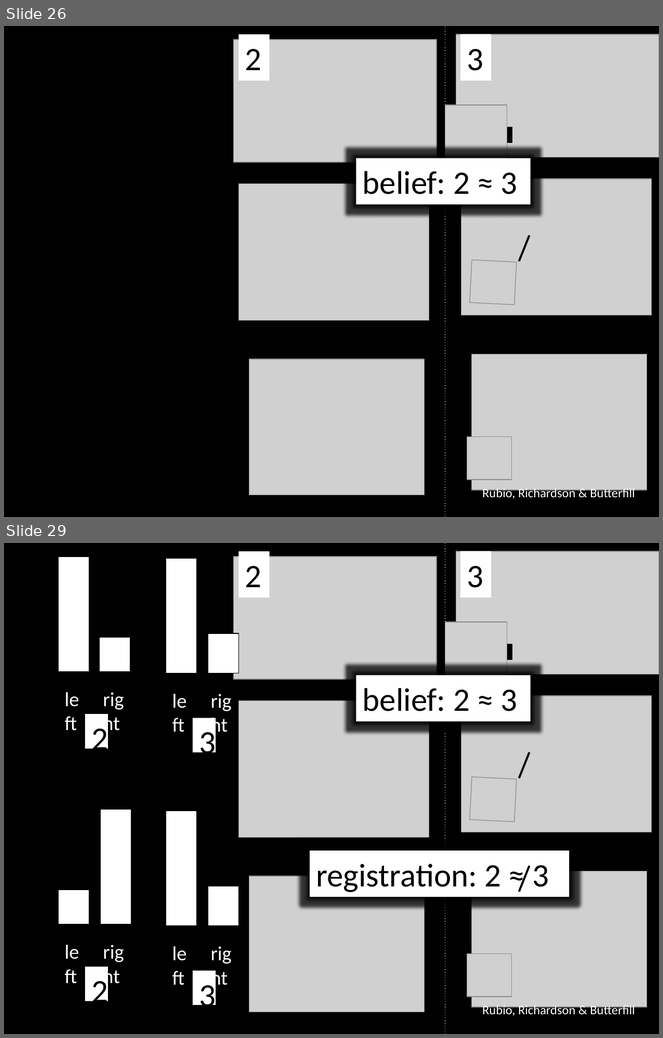
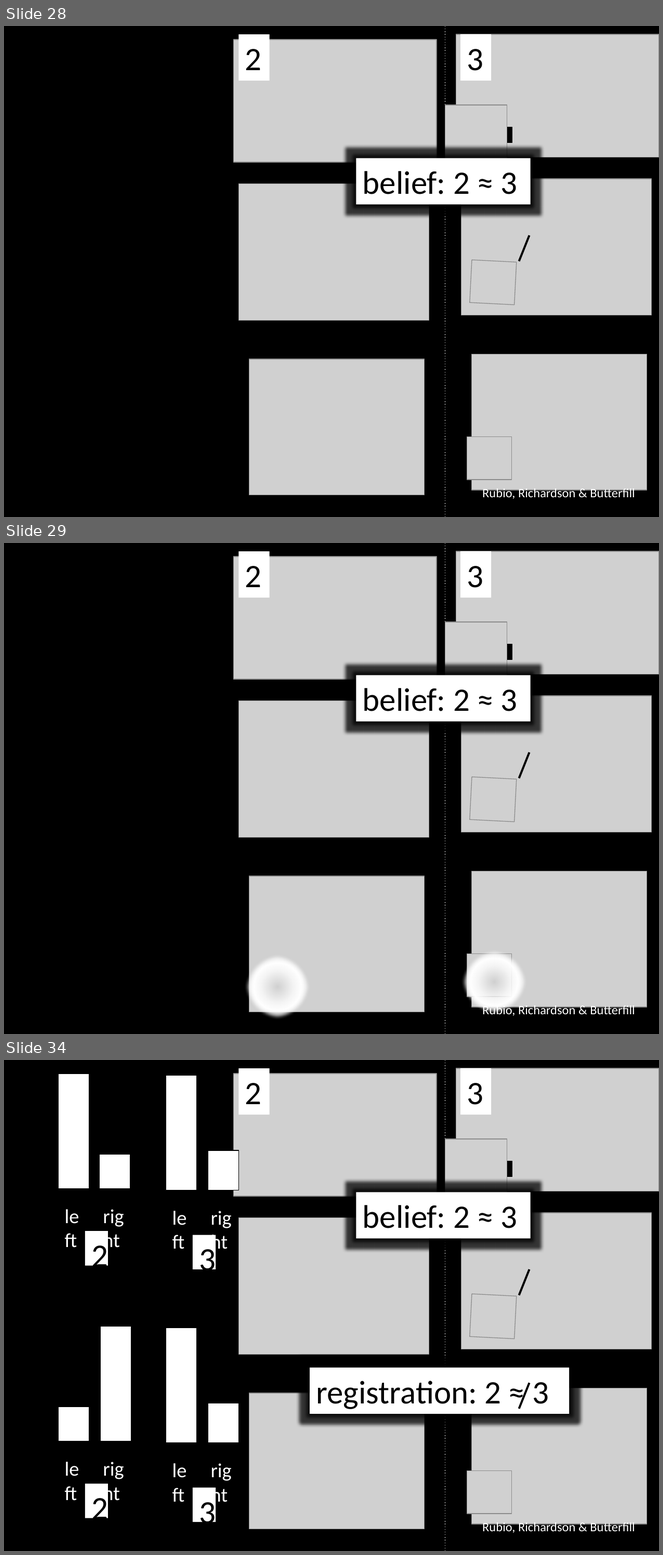
Before and after one commit to butterfill/minimal-theory-of-mind-cuny, a slide deck: minimal theory of mind cuny 05.pptx. Shown one above the other, each under a label of ours: slides 26 and 29 before the commit, slides 28, 29 and 34 after it; the slides between them are not shown. The pictures are 663x1038 and 663x1555 pixels, drawn with LibreOffice and Linux fonts; fonts in the diff are those of the drawing; grey boxes stand for pictures. Boxes give left, top, right and bottom in pixels: in the first picture for what was removed or moved away, otherwise in the second. Text is boxed around its words. In the diff, an @@ line names an element or a change of style, - is before the commit and + after.

```diff
--- a/minimal theory of mind cuny 05.pptx
+++ b/minimal theory of mind cuny 05.pptx
@@ slide 29 added at <box>4,543,659,1034</box>, background #000000 @@
@@ picture added at <box>233,557,437,679</box> @@
@@ rectangle added at <box>239,551,269,598</box>, fill #FFFFFF, 36 pt, text #000000 @@
+2
@@ line added from (445, 543) to (445, 1034), #FFFFFF 0.75 pt dashed @@
@@ picture added at <box>456,551,659,674</box> @@
@@ rectangle added at <box>461,551,491,598</box>, fill #FFFFFF, 36 pt, text #000000 @@
+3
@@ picture added at <box>445,622,506,676</box> @@
@@ rectangle added at <box>486,644,512,661</box>, fill #000000, outline #000000 0.75 pt @@
@@ rectangle added at <box>357,676,531,722</box>, fill #FFFFFF, 36 pt, text #000000 @@
+belief: 2 ≈ 3
@@ picture added at <box>461,696,651,833</box> @@
@@ picture added at <box>239,701,428,838</box> @@
@@ line added from (530, 753) to (519, 778), #000000 2.25 pt @@
@@ picture added at <box>470,777,517,822</box> @@
@@ picture added at <box>249,876,425,1013</box> @@
@@ picture added at <box>472,871,647,1007</box> @@
@@ ellipse added at <box>244,954,311,1021</box>, fill gradient #FFFFFF @@
@@ ellipse added at <box>461,949,528,1015</box>, fill gradient #FFFFFF @@
@@ picture added at <box>467,954,512,997</box> @@
@@ text added at <box>482,1004,635,1018</box>, 14 pt, text #FFFFFF @@
+Rubio, Richardson & Butterfill
@@ what was slide 26 is now slide 28 @@
@@ what was slide 29 is now slide 34 @@
```
Also in this commit, not shown: 7 slides changed, 4 other slides added, 7 other files.
